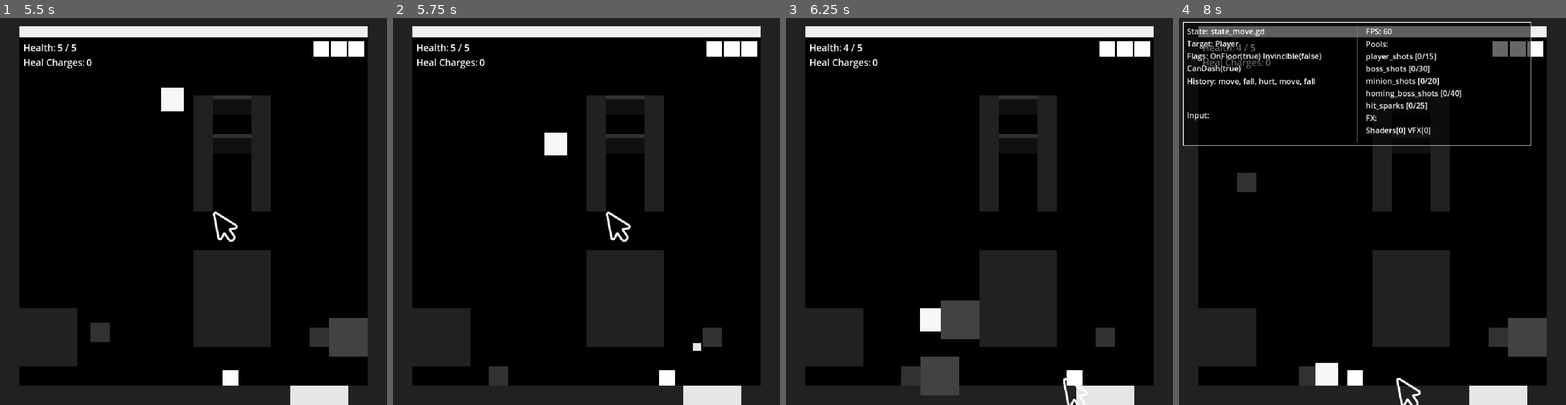
Above: before the commit, frames 1-4 (left to right).
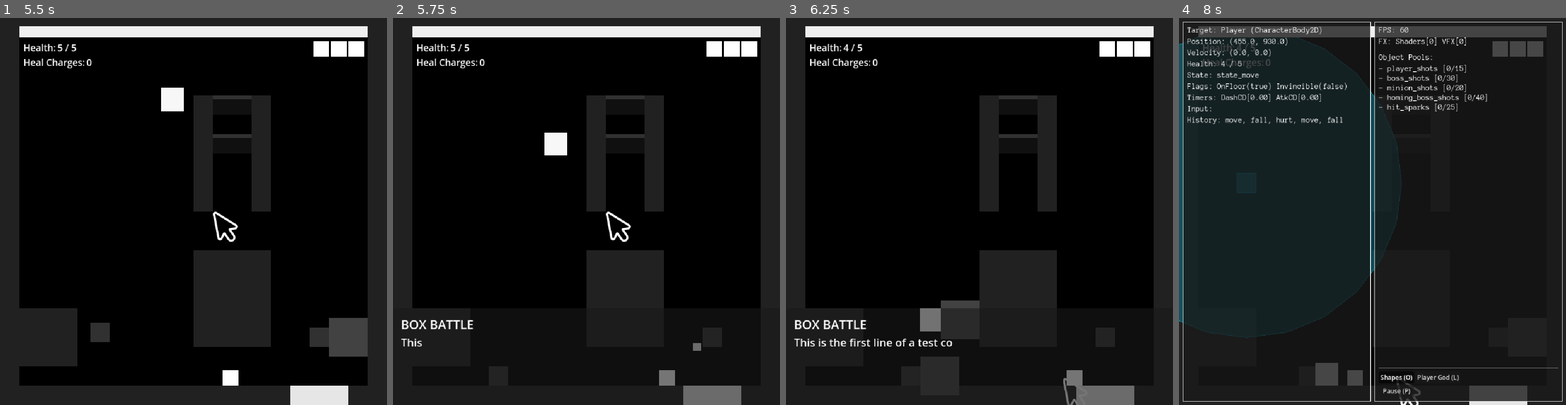
Above: after the commit, the same moments.

Repository: stevencasteel/Box-Battle
Game: Godot game, scene res://src/scenes/main/main.tscn
Same seed, same stepped clock (60 frames per second), same inputs: the game is played once before the commit and once after it. The engine's default icon, where the game draws it, is replaced by a stand-in: a white triangle on a blue panel in a dark square.
Inputs (mouse positions are in pixels of both pictures, inside the frame that each line leads up to):
- Up to frame 1 (5.5 s): tap Enter (ui_accept) at 0.5, 3.77 s; drag from (193, 157) to (232, 126) at 0.52 s; drag from (116, 230) to (131, 91) at 1.27 s; move the mouse to (232, 126) at 2.02 s; hold Left (ui_left) 2.03-2.75 s; click (232, 126) at 2.17 s; drag from (174, 288) to (27, 377) at 2.77 s; move the mouse to (309, 269) at 3.52 s; hold Right (ui_right) 3.53-4.25 s; click (309, 269) at 3.67 s; tap U (debug_cycle_target) at 4.15 s; drag from (77, 153) to (150, 377) at 4.27 s; move the mouse to (212, 211) at 5.02 s; hold Right (ui_right) from 5.03 s (still down); click (212, 211) at 5.17 s
- Up to frame 2 (5.75 s): keep holding Right (ui_right); tap H (debug_dialogue, bound only after the commit) at 5.65 s
- Up to frame 3 (6.25 s): release Right (ui_right) at 5.75 s; drag from (921, 114) to (1064, 377) at 5.77 s
- Up to frame 4 (8 s): move the mouse to (1457, 192) at 6.52 s; hold Left (ui_left) 6.53-7.25 s; click (1457, 192) at 6.67 s; tap Enter (ui_accept) at 6.77 s; tap Y (debug_toggle_overlay) at 7.15 s; click (1395, 377) at 7.25 s, where only the run after the commit has a clickable "Shapes (O)"

Frame 1 is identical in both runs. In frame 2, 1.3% of the frame differs, in the area x 2-90%, y 78-100%; in frame 3, 1.9%; in frame 4, 42%, in the area x 0-100%, y 1-100%.

Commit message:
feat(debug): Overhaul debug overlay UI and functionality
Revamped the developer debug overlay to significantly improve its usability, readability, and feature set. This provides a more powerful tool for testing and debugging gameplay mechanics.

- **UI Redesign:** Replaced the old single-panel layout with a two-panel design, separating global stats from entity-specific information. Added a dark, semi-transparent background and a monospaced font for improved readability. Object pool stats are now in a ScrollContainer to prevent overflow.

- **Pause Functionality:** Fixed a critical bug where pausing the game would freeze the overlay, preventing unpausing. The overlay's `process_mode` is now set to `always` to ensure it can always process input.

- **Interactive Toggles:** Added new buttons and keyboard shortcuts (Y, U, O, P, L, H) for common debug actions:
  - Toggling collision shape visibility (`O`).
  - Pausing/unpausing the game (`P`).
  - Granting the player invincibility (`L`).

- **Feature Removal:** Removed the unstable frame-advance feature to prevent engine crashes.

- **Scene Naming:** Renamed the root node of the stationary minion's scene from "Minion" to "Turret" for better clarity in the debugger and scene tree.

Diff:
--- a/project.godot
+++ b/project.godot
@@ -11,7 +11,7 @@
 [application]
 
 config/name="BOX BATTLE"
-config/version="0.17.1"
+config/version="0.17.2"
 run/main_scene="res://src/scenes/main/main.tscn"
 config/features=PackedStringArray("4.4", "Mobile")
 config/icon="res://icon.svg"
@@ -113,7 +113,22 @@
 }
 debug_dialogue={
 "deadzone": 0.5,
-"events": [Object(InputEventKey,"resource_local_to_scene":fa …(140 unchanged characters)… ":false,"keycode":0,"physical_keycode":73,"key_label":0,"unicode":105,"location":0,"echo":false,"script":null)
+"events": [Object(InputEventKey,"resource_local_to_scene":fa …(140 unchanged characters)… ":false,"keycode":0,"physical_keycode":72,"key_label":0,"unicode":104,"location":0,"echo":false,"script":null)
+]
+}
+debug_toggle_collision={
+"deadzone": 0.5,
+"events": [Object(InputEventKey,"resource_local_to_scene":false,"resource_name":"","device":0,"window_id":0,"alt_pressed":false,"shift_pressed":false,"ctrl_pressed":false,"meta_pressed":false,"pressed":false,"keycode":0,"physical_keycode":79,"key_label":0,"unicode":111,"location":0,"echo":false,"script":null)
+]
+}
+debug_pause_game={
+"deadzone": 0.5,
+"events": [Object(InputEventKey,"resource_local_to_scene":false,"resource_name":"","device":0,"window_id":0,"alt_pressed":false,"shift_pressed":false,"ctrl_pressed":false,"meta_pressed":false,"pressed":false,"keycode":0,"physical_keycode":80,"key_label":0,"unicode":112,"location":0,"echo":false,"script":null)
+]
+}
+debug_toggle_invincibility={
+"deadzone": 0.5,
+"events": [Object(InputEventKey,"resource_local_to_scene":false,"resource_name":"","device":0,"window_id":0,"alt_pressed":false,"shift_pressed":false,"ctrl_pressed":false,"meta_pressed":false,"pressed":false,"keycode":0,"physical_keycode":76,"key_label":0,"unicode":108,"location":0,"echo":false,"script":null)
 ]
 }
 
--- a/src/entities/minions/minion.tscn
+++ b/src/entities/minions/minion.tscn
@@ -13,7 +13,7 @@
 [sub_resource type="CircleShape2D" id="CircleShape2D_rangedetector"]
 radius = 400.0
 
-[node name="Minion" type="CharacterBody2D" groups=["enemy"]]
+[node name="Turret" type="CharacterBody2D" groups=["enemy"]]
 collision_layer = 4
 collision_mask = 131
 script = ExtResource("1_minion_script")
--- a/src/ui/dev/debug_overlay.gd
+++ b/src/ui/dev/debug_overlay.gd
@@ -3,111 +3,171 @@
 extends CanvasLayer
 
 # --- Node References ---
+@onready var entity_panel: PanelContainer = %EntityPanel
+@onready var global_panel: PanelContainer = %GlobalPanel
+@onready var target_label: Label = %TargetLabel
+@onready var position_label: Label = %PositionLabel
+@onready var velocity_label: Label = %VelocityLabel
+@onready var health_label: Label = %HealthLabel
+@onready var state_label: Label = %StateLabel
+@onready var flags_label: Label = %FlagsLabel
+@onready var timers_label: Label = %TimersLabel
+@onready var input_buffer_label: Label = %InputBufferLabel
+@onready var state_history_label: Label = %StateHistoryLabel
 @onready var fps_label: Label = %FPSLabel
-@onready var state_label: Label = %StateLabel
-@onready var velocity_label: Label = %VelocityLabel
-@onready var flags_label: Label = %FlagsLabel
-@onready var state_history_label: Label = %StateHistoryLabel
-@onready var input_buffer_label: Label = %InputBufferLabel
-@onready var pools_label: Label = %PoolsLabel
 @onready var fx_label: Label = %FXLabel
-@onready var panel: Panel = %Panel
+@onready var pools_vbox: VBoxContainer = %PoolsVBox
+@onready var toggle_collision_button: Button = %ToggleCollisionButton
+@onready var pause_button: Button = %PauseButton
+@onready var toggle_invincibility_button: Button = %ToggleInvincibilityButton
 
 # --- Private Member Variables ---
 var _target_entity: Node = null
 var _services: ServiceLocator
+var _pool_labels: Dictionary = {}
+var _invincibility_debug_token: int = 0
 
 # --- Godot Lifecycle Methods ---
 
 
 func _ready() -> void:
+	# This node must always process so it can handle unpausing the game.
+	process_mode = Node.PROCESS_MODE_ALWAYS
+
 	var panel_style = StyleBoxFlat.new()
-	panel_style.bg_color = Color(0, 0, 0, 0.6)
-	panel_style.border_width_left = 2
-	panel_style.border_width_top = 2
-	panel_style.border_width_right = 2
-	panel_style.border_width_bottom = 2
+	panel_style.bg_color = Color(0.1, 0.1, 0.1, 0.8)
+	panel_style.border_width_left = 1
+	panel_style.border_width_top = 1
+	panel_style.border_width_right = 1
+	panel_style.border_width_bottom = 1
 	panel_style.border_color = Palette.COLOR_UI_ACCENT_PRIMARY
-	panel.add_theme_stylebox_override("panel", panel_style)
+	entity_panel.add_theme_stylebox_override("panel", panel_style)
+	global_panel.add_theme_stylebox_override("panel", panel_style)
 
 
 func _process(_delta: float) -> void:
-	var fps_text = "FPS: %d" % Engine.get_frames_per_second()
-	fps_label.text = fps_text
+	_update_global_info()
+	_update_entity_info()
 
-	if not is_instance_valid(_target_entity) or not _target_entity.has_method("get_component"):
-		state_label.text = "State: NO TARGET"
-		velocity_label.text = "Velocity:"
-		flags_label.text = "Flags:"
-		state_history_label.text = "History:"
-		input_buffer_label.text = "Input:"
-	else:
-		velocity_label.text = "Target: %s" % _target_entity.name
 
-		var state_machine: BaseStateMachine = _target_entity.get_component(BaseStateMachine)
-		var current_state_name = "N/A"
-		if is_instance_valid(state_machine) and is_instance_valid(state_machine.current_state):
-			current_state_name = state_machine.current_state.get_script().resource_path.get_file()
-		state_label.text = "State: %s" % current_state_name
+func _input(event: InputEvent) -> void:
+	if event.is_action_pressed("debug_toggle_collision"):
+		toggle_collision_button.button_pressed = not toggle_collision_button.button_pressed
 
-		var health_comp: HealthComponent = _target_entity.get_component(HealthComponent)
-		var is_invincible_str = (
-			str(health_comp.is_invincible()) if is_instance_valid(health_comp) else "N/A"
-		)
-		var on_floor_str = (
-			str(_target_entity.is_on_floor()) if _target_entity is CharacterBody2D else "N/A"
-		)
+	if event.is_action_pressed("debug_toggle_invincibility"):
+		toggle_invincibility_button.button_pressed = not toggle_invincibility_button.button_pressed
 
-		var flags_text = "Flags: OnFloor(%s) Invincible(%s)" % [on_floor_str, is_invincible_str]
-		if _target_entity is Player:
-			flags_text += " CanDash(%s)" % _target_entity.entity_data.can_dash
-			if is_instance_valid(state_machine):
-				state_history_label.text = "History: " + ", ".join(state_machine.state_history)
-			_update_player_input_buffer()
-		else:
-			state_history_label.text = "History:"
-			input_buffer_label.text = "Input:"
-
-		flags_label.text = flags_text
-
-	if is_instance_valid(_services):
-		var pool_stats: Dictionary = _services.object_pool.get_pool_stats()
-		var pool_text_parts: Array[String] = []
-		for pool_name in pool_stats:
-			var stats = pool_stats[pool_name]
-			pool_text_parts.append("%s [%d/%d]" % [pool_name, stats.active, stats.total])
-		pools_label.text = "Pools:\n" + "\n".join(pool_text_parts)
-
-		var fx_stats = _services.fx_manager.get_debug_stats()
-		fx_label.text = "FX:\nShaders[%d] VFX[%d]" % [fx_stats.active_shaders, fx_stats.active_vfx]
+	if event.is_action_pressed("debug_pause_game"):
+		pause_button.button_pressed = not pause_button.button_pressed
 
 
 # --- Public Methods ---
 func set_target(entity: Node) -> void:
 	_target_entity = entity
 
+
 func inject_dependencies(p_services: ServiceLocator) -> void:
 	_services = p_services
 
 
-# --- Private Methods ---
-func _update_player_input_buffer() -> void:
-	var input_comp: InputComponent = _target_entity.get_component(InputComponent)
-	if not is_instance_valid(input_comp):
-		input_buffer_label.text = "Input: N/A"
+# --- Private Update Methods ---
+func _update_global_info() -> void:
+	fps_label.text = "FPS: %d" % Engine.get_frames_per_second()
+
+	if is_instance_valid(_services):
+		var fx_stats = _services.fx_manager.get_debug_stats()
+		fx_label.text = "FX: Shaders[%d] VFX[%d]" % [fx_stats.active_shaders, fx_stats.active_vfx]
+
+		var pool_stats: Dictionary = _services.object_pool.get_pool_stats()
+		for pool_name in pool_stats:
+			if not _pool_labels.has(pool_name):
+				var new_label = Label.new()
+				new_label.add_theme_font_override("font", load("res://addons/gut/fonts/AnonymousPro-Regular.ttf"))
+				new_label.add_theme_font_size_override("font_size", 20)
+				pools_vbox.add_child(new_label)
+				_pool_labels[pool_name] = new_label
+
+			var stats = pool_stats[pool_name]
+			_pool_labels[pool_name].text = "- %s [%d/%d]" % [pool_name, stats.active, stats.total]
+
+
+func _update_entity_info() -> void:
+	if not is_instance_valid(_target_entity) or not _target_entity.has_method("get_component"):
+		target_label.text = "Target: NONE"
+		position_label.text = "Position:"
+		velocity_label.text = "Velocity:"
+		health_label.text = "Health:"
+		state_label.text = "State:"
+		flags_label.text = "Flags:"
+		timers_label.text = "Timers:"
+		input_buffer_label.text = "Input:"
+		state_history_label.text = "History:"
 		return
 
-	var input_buffer: Dictionary = input_comp.buffer
-	var input_text_parts: Array[String] = []
-	for key in input_buffer:
-		var value = input_buffer[key]
-		var should_display = false
-		if value is bool and value == true:
-			should_display = true
-		elif value is float and not is_zero_approx(value):
-			should_display = true
+	target_label.text = "Target: %s (%s)" % [_target_entity.name, _target_entity.get_class()]
+	position_label.text = "Position: %s" % _target_entity.global_position.round()
+	velocity_label.text = "Velocity: %s" % _target_entity.velocity.round()
 
-		if should_display:
-			input_text_parts.append("%s: %s" % [key, value])
+	var state_machine: BaseStateMachine = _target_entity.get_component(BaseStateMachine)
+	var current_state_name = "N/A"
+	if is_instance_valid(state_machine) and is_instance_valid(state_machine.current_state):
+		current_state_name = state_machine.current_state.get_script().resource_path.get_file().trim_suffix(".gd")
+	state_label.text = "State: %s" % current_state_name
 
-	input_buffer_label.text = "Input: " + ", ".join(input_text_parts)
+	var health_comp: HealthComponent = _target_entity.get_component(HealthComponent)
+	if is_instance_valid(health_comp):
+		health_label.text = "Health: %d / %d" % [health_comp.entity_data.health, health_comp.entity_data.max_health]
+		var is_invincible_str = str(health_comp.is_invincible())
+		flags_label.text = "Flags: OnFloor(%s) Invincible(%s)" % [str(_target_entity.is_on_floor()), is_invincible_str]
+
+	if is_instance_valid(state_machine):
+		state_history_label.text = "History: %s" % ", ".join(state_machine.state_history)
+
+	if _target_entity is Player:
+		_update_player_specific_info()
+	else:
+		timers_label.text = "Timers:"
+		input_buffer_label.text = "Input:"
+
+
+func _update_player_specific_info() -> void:
+	var p_data = _target_entity.entity_data
+	var timers_text = "Timers: DashCD[%.2f] AtkCD[%.2f]" % [p_data.dash_cooldown_timer, p_data.attack_cooldown_timer]
+	timers_label.text = timers_text
+
+	var input_comp: InputComponent = _target_entity.get_component(InputComponent)
+	if is_instance_valid(input_comp):
+		var input_buffer: Dictionary = input_comp.buffer
+		var input_text_parts: Array[String] = []
+		for key in input_buffer:
+			var value = input_buffer[key]
+			if (value is bool and value) or (value is float and not is_zero_approx(value)):
+				input_text_parts.append("%s:%s" % [key, str(value).pad_decimals(2)])
+		input_buffer_label.text = "Input: %s" % ", ".join(input_text_parts)
+
+
+# --- Signal Handlers ---
+func _on_toggle_collision_toggled(button_pressed: bool) -> void:
+	get_tree().debug_collisions_hint = button_pressed
+
+
+func _on_toggle_invincibility_toggled(button_pressed: bool) -> void:
+	var player: Player = get_tree().get_first_node_in_group(Identifiers.Groups.PLAYER) as Player
+	if not is_instance_valid(player):
+		return
+
+	var health_comp: HealthComponent = player.get_component(HealthComponent)
+	if not is_instance_valid(health_comp):
+		return
+
+	if button_pressed:
+		if _invincibility_debug_token == 0:
+			_invincibility_debug_token = health_comp.grant_invincibility(self)
+	else:
+		if _invincibility_debug_token != 0:
+			health_comp.release_invincibility(_invincibility_debug_token)
+			_invincibility_debug_token = 0
+
+
+func _on_pause_toggled(button_pressed: bool) -> void:
+	get_tree().paused = button_pressed
--- a/src/ui/dev/debug_overlay.tscn
+++ b/src/ui/dev/debug_overlay.tscn
@@ -1,101 +1,191 @@
-[gd_scene load_steps=2 format=3 uid="uid://debug_overlay_scene_id"]
+[gd_scene load_steps=3 format=3 uid="uid://debug_overlay_scene_id"]
 
 [ext_resource type="Script" path="res://src/ui/dev/debug_overlay.gd" id="1_debug_script"]
+[ext_resource type="FontFile" path="res://addons/gut/fonts/AnonymousPro-Regular.ttf" id="2_font"]
 
 [node name="DebugOverlay" type="CanvasLayer"]
 layer = 100
 script = ExtResource("1_debug_script")
 
-[node name="Panel" type="Panel" parent="."]
-unique_name_in_owner = true
-layout_mode = 0
-offset_left = 10.0
-offset_top = 10.0
-offset_right = 910.0
-offset_bottom = 330.0
-mouse_filter = 2
-
-[node name="MarginContainer" type="MarginContainer" parent="Panel"]
-layout_mode = 1
+[node name="MainMargin" type="MarginContainer" parent="."]
 anchors_preset = 15
 anchor_right = 1.0
 anchor_bottom = 1.0
 grow_horizontal = 2
 grow_vertical = 2
+mouse_filter = 2
 theme_override_constants/margin_left = 10
 theme_override_constants/margin_top = 10
 theme_override_constants/margin_right = 10
 theme_override_constants/margin_bottom = 10
 
-[node name="Columns" type="HBoxContainer" parent="Panel/MarginContainer"]
+[node name="HBox" type="HBoxContainer" parent="MainMargin"]
 layout_mode = 2
-theme_override_constants/separation = 20
+theme_override_constants/separation = 10
 
-[node name="EntityInfoColumn" type="VBoxContainer" parent="Panel/MarginContainer/Columns"]
+[node name="EntityPanel" type="PanelContainer" parent="MainMargin/HBox"]
+unique_name_in_owner = true
+custom_minimum_size = Vector2(450, 0)
 layout_mode = 2
 size_flags_horizontal = 3
 
-[node name="StateLabel" type="Label" parent="Panel/MarginContainer/Columns/EntityInfoColumn"]
+[node name="Margin" type="MarginContainer" parent="MainMargin/HBox/EntityPanel"]
+layout_mode = 2
+theme_override_constants/margin_left = 10
+theme_override_constants/margin_top = 10
+theme_override_constants/margin_right = 10
+theme_override_constants/margin_bottom = 10
+
+[node name="EntityInfoVBox" type="VBoxContainer" parent="MainMargin/HBox/EntityPanel/Margin"]
+layout_mode = 2
+theme_override_constants/separation = 8
+
+[node name="TargetLabel" type="Label" parent="MainMargin/HBox/EntityPanel/Margin/EntityInfoVBox"]
 unique_name_in_owner = true
 layout_mode = 2
+theme_override_fonts/font = ExtResource("2_font")
 theme_override_font_sizes/font_size = 20
-text = "State:"
-autowrap_mode = 2
+text = "Target: NONE"
 
-[node name="VelocityLabel" type="Label" parent="Panel/MarginContainer/Columns/EntityInfoColumn"]
+[node name="PositionLabel" type="Label" parent="MainMargin/HBox/EntityPanel/Margin/EntityInfoVBox"]
 unique_name_in_owner = true
 layout_mode = 2
+theme_override_fonts/font = ExtResource("2_font")
+theme_override_font_sizes/font_size = 20
+text = "Position:"
+
+[node name="VelocityLabel" type="Label" parent="MainMargin/HBox/EntityPanel/Margin/EntityInfoVBox"]
+unique_name_in_owner = true
+layout_mode = 2
+theme_override_fonts/font = ExtResource("2_font")
 theme_override_font_sizes/font_size = 20
 text = "Velocity:"
 
-[node name="FlagsLabel" type="Label" parent="Panel/MarginContainer/Columns/EntityInfoColumn"]
+[node name="HealthLabel" type="Label" parent="MainMargin/HBox/EntityPanel/Margin/EntityInfoVBox"]
 unique_name_in_owner = true
 layout_mode = 2
+theme_override_fonts/font = ExtResource("2_font")
+theme_override_font_sizes/font_size = 20
+text = "Health:"
+
+[node name="StateLabel" type="Label" parent="MainMargin/HBox/EntityPanel/Margin/EntityInfoVBox"]
+unique_name_in_owner = true
+layout_mode = 2
+theme_override_fonts/font = ExtResource("2_font")
+theme_override_font_sizes/font_size = 20
+text = "State:"
+
+[node name="FlagsLabel" type="Label" parent="MainMargin/HBox/EntityPanel/Margin/EntityInfoVBox"]
+unique_name_in_owner = true
+layout_mode = 2
+theme_override_fonts/font = ExtResource("2_font")
 theme_override_font_sizes/font_size = 20
 text = "Flags:"
-autowrap_mode = 2
+autowrap_mode = 3
 
-[node name="StateHistoryLabel" type="Label" parent="Panel/MarginContainer/Columns/EntityInfoColumn"]
+[node name="TimersLabel" type="Label" parent="MainMargin/HBox/EntityPanel/Margin/EntityInfoVBox"]
 unique_name_in_owner = true
 layout_mode = 2
-size_flags_vertical = 3
+theme_override_fonts/font = ExtResource("2_font")
+theme_override_font_sizes/font_size = 20
+text = "Timers:"
+autowrap_mode = 3
+
+[node name="InputBufferLabel" type="Label" parent="MainMargin/HBox/EntityPanel/Margin/EntityInfoVBox"]
+unique_name_in_owner = true
+layout_mode = 2
+theme_override_fonts/font = ExtResource("2_font")
+theme_override_font_sizes/font_size = 20
+text = "Input:"
+autowrap_mode = 3
+
+[node name="StateHistoryLabel" type="Label" parent="MainMargin/HBox/EntityPanel/Margin/EntityInfoVBox"]
+unique_name_in_owner = true
+layout_mode = 2
+theme_override_fonts/font = ExtResource("2_font")
 theme_override_font_sizes/font_size = 20
 text = "History:"
-autowrap_mode = 2
+autowrap_mode = 3
 
-[node name="InputBufferLabel" type="Label" parent="Panel/MarginContainer/Columns/EntityInfoColumn"]
+[node name="GlobalPanel" type="PanelContainer" parent="MainMargin/HBox"]
 unique_name_in_owner = true
-layout_mode = 2
-size_flags_vertical = 3
-theme_override_font_sizes/font_size = 20
-text = "Input:"
-autowrap_mode = 2
-
-[node name="VSeparator" type="VSeparator" parent="Panel/MarginContainer/Columns"]
-layout_mode = 2
-
-[node name="GlobalInfoColumn" type="VBoxContainer" parent="Panel/MarginContainer/Columns"]
 layout_mode = 2
 size_flags_horizontal = 3
 
-[node name="FPSLabel" type="Label" parent="Panel/MarginContainer/Columns/GlobalInfoColumn"]
+[node name="Margin" type="MarginContainer" parent="MainMargin/HBox/GlobalPanel"]
+layout_mode = 2
+theme_override_constants/margin_left = 10
+theme_override_constants/margin_top = 10
+theme_override_constants/margin_right = 10
+theme_override_constants/margin_bottom = 10
+
+[node name="GlobalInfoVBox" type="VBoxContainer" parent="MainMargin/HBox/GlobalPanel/Margin"]
+layout_mode = 2
+theme_override_constants/separation = 8
+
+[node name="FPSLabel" type="Label" parent="MainMargin/HBox/GlobalPanel/Margin/GlobalInfoVBox"]
 unique_name_in_owner = true
 layout_mode = 2
+theme_override_fonts/font = ExtResource("2_font")
 theme_override_font_sizes/font_size = 20
 text = "FPS:"
 
-[node name="PoolsLabel" type="Label" parent="Panel/MarginContainer/Columns/GlobalInfoColumn"]
+[node name="FXLabel" type="Label" parent="MainMargin/HBox/GlobalPanel/Margin/GlobalInfoVBox"]
 unique_name_in_owner = true
 layout_mode = 2
-size_flags_vertical = 3
+theme_override_fonts/font = ExtResource("2_font")
 theme_override_font_sizes/font_size = 20
-text = "Pools:"
-autowrap_mode = 2
+text = "FX:"
 
-[node name="FXLabel" type="Label" parent="Panel/MarginContainer/Columns/GlobalInfoColumn"]
+[node name="HSeparator" type="HSeparator" parent="MainMargin/HBox/GlobalPanel/Margin/GlobalInfoVBox"]
+layout_mode = 2
+
+[node name="PoolsLabel" type="Label" parent="MainMargin/HBox/GlobalPanel/Margin/GlobalInfoVBox"]
 unique_name_in_owner = true
 layout_mode = 2
+theme_override_fonts/font = ExtResource("2_font")
+theme_override_font_sizes/font_size = 20
+text = "Object Pools:"
+
+[node name="PoolsScroll" type="ScrollContainer" parent="MainMargin/HBox/GlobalPanel/Margin/GlobalInfoVBox"]
+unique_name_in_owner = true
+custom_minimum_size = Vector2(0, 200)
+layout_mode = 2
 size_flags_vertical = 3
-theme_override_font_sizes/font_size = 20
-text = "FX:"
-autowrap_mode = 2
+
+[node name="PoolsVBox" type="VBoxContainer" parent="MainMargin/HBox/GlobalPanel/Margin/GlobalInfoVBox/PoolsScroll"]
+unique_name_in_owner = true
+layout_mode = 2
+size_flags_horizontal = 3
+
+[node name="HSeparator2" type="HSeparator" parent="MainMargin/HBox/GlobalPanel/Margin/GlobalInfoVBox"]
+layout_mode = 2
+
+[node name="ButtonsGrid" type="GridContainer" parent="MainMargin/HBox/GlobalPanel/Margin/GlobalInfoVBox"]
+layout_mode = 2
+columns = 2
+
+[node name="ToggleCollisionButton" type="Button" parent="MainMargin/HBox/GlobalPanel/Margin/GlobalInfoVBox/ButtonsGrid"]
+unique_name_in_owner = true
+layout_mode = 2
+focus_mode = 0
+toggle_mode = true
+text = "Shapes (O)"
+
+[node name="ToggleInvincibilityButton" type="Button" parent="MainMargin/HBox/GlobalPanel/Margin/GlobalInfoVBox/ButtonsGrid"]
+unique_name_in_owner = true
+layout_mode = 2
+focus_mode = 0
+toggle_mode = true
+text = "Player God (L)"
+
+[node name="PauseButton" type="Button" parent="MainMargin/HBox/GlobalPanel/Margin/GlobalInfoVBox/ButtonsGrid"]
+unique_name_in_owner = true
+layout_mode = 2
+focus_mode = 0
+toggle_mode = true
+text = "Pause (P)"
+
+[connection signal="toggled" from="MainMargin/HBox/GlobalPanel/Margin/GlobalInfoVBox/ButtonsGrid/ToggleCollisionButton" to="." method="_on_toggle_collision_toggled"]
+[connection signal="toggled" from="MainMargin/HBox/GlobalPanel/Margin/GlobalInfoVBox/ButtonsGrid/ToggleInvincibilityButton" to="." method="_on_toggle_invincibility_toggled"]
+[connection signal="toggled" from="MainMargin/HBox/GlobalPanel/Margin/GlobalInfoVBox/ButtonsGrid/PauseButton" to="." method="_on_pause_toggled"]
Not shown, added: all_script_errors.txt
Not shown, changed: docs/CHANGELOG.txt
